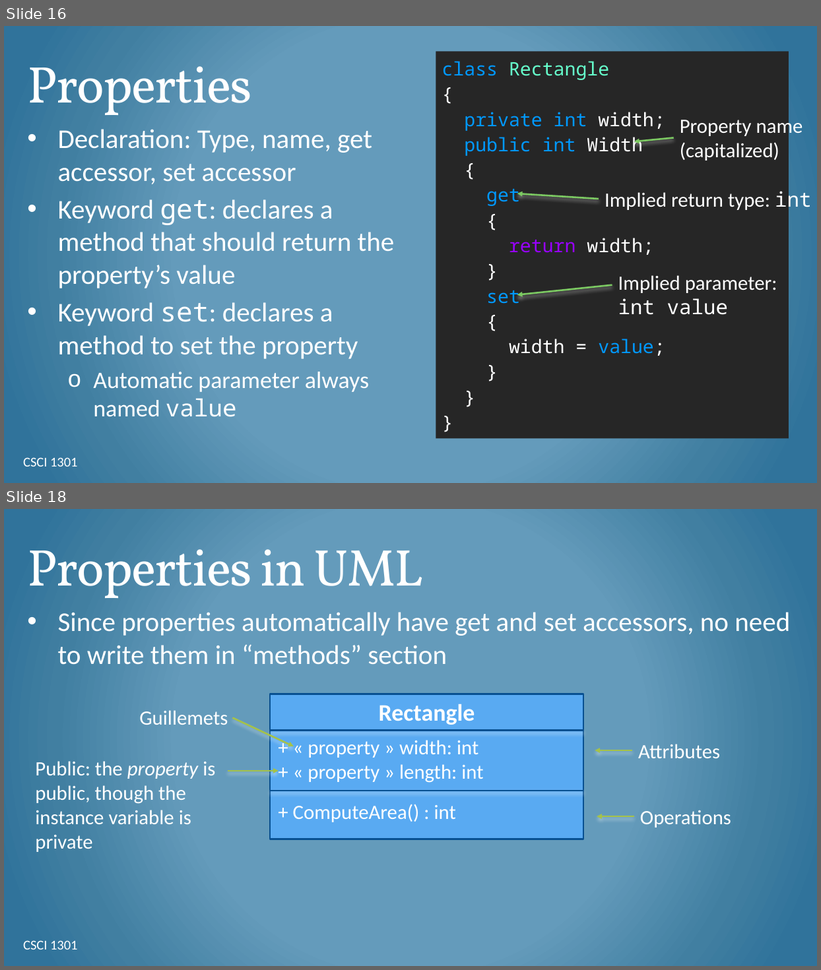
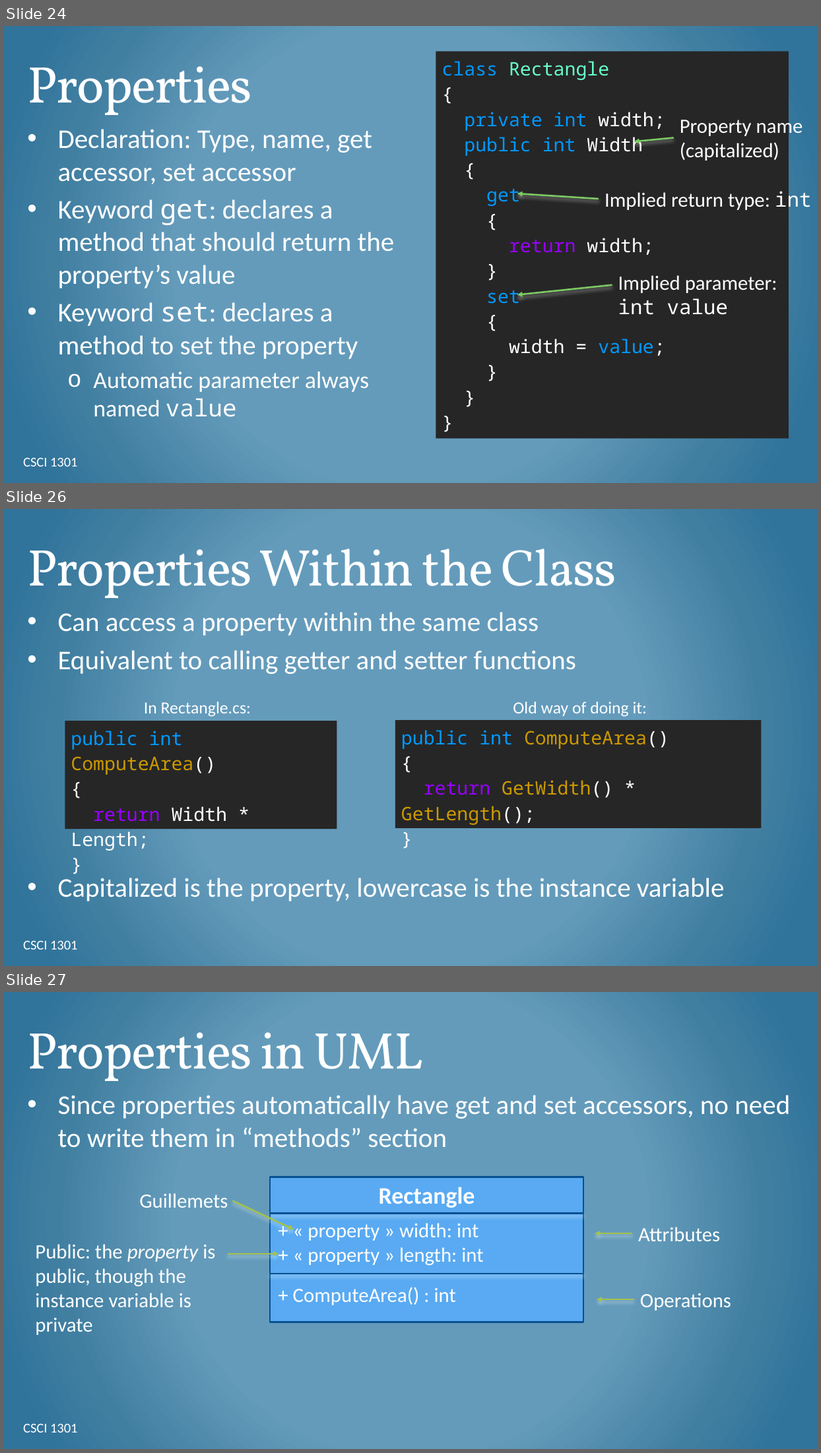
Before and after one commit to csci-1301/csci-1301.github.io, a slide deck: lectures/070_object_oriented_contd/Overloads-Properties.pptx. Shown one above the other, each under a label of ours: slides 16 and 18 before the commit, slides 24, 26 and 27 after it; the slides between them are not shown. The pictures are 821x970 and 821x1453 pixels, drawn with LibreOffice and Linux fonts; fonts in the diff are those of the drawing; background and template pictures are left out. Boxes give left, top, right and bottom in pixels: in the first picture for what was removed or moved away, otherwise in the second. Text is boxed around its words. In the diff, an @@ line names an element or a change of style, - is before the commit and + after.

Commit message:
Added more slides to Overloads and Properties
Like with my last update, I realized that I needed to add more examples and details to account for the additional lecture time this year, so I'm updating the slides to reflect what I used.

```diff
--- a/lectures/070_object_oriented_contd/Overloads-Properties.pptx
+++ b/lectures/070_object_oriented_contd/Overloads-Properties.pptx
@@ slide 26 added at [4, 509, 817, 966], background gradient #659ABC to #427FA1 to #30759B @@
@@ title added at [27, 549, 616, 598], 61 pt, text #FFFFFF @@
+Properties Within the Class
@@ text added at [58, 612, 724, 902], 32 pt, text #FFFFFF @@
+• Can access a property within the same class
+• Equivalent to calling getter and setter functions
+• Capitalized is the property, lowercase is the instance variable
@@ text added at [144, 702, 251, 717], 20 pt, text #FFFFFF @@
+In Rectangle.cs:
@@ text added at [513, 702, 647, 717], 20 pt, text #FFFFFF @@
+Old way of doing it:
@@ rectangle added at [65, 722, 337, 829], fill #262626, 22 pt, text #FFFFFF @@
+public int ComputeArea()
+{
+return Width * Length;
+}
@@ rectangle added at [395, 720, 761, 828], fill #262626, 22 pt, text #CC9900 @@
+public int ComputeArea()
+{
+return GetWidth() * GetLength();
+}
@@ text added at [23, 941, 77, 950], 16 pt, text #FFFFFF @@
+CSCI 1301
@@ what was slide 16 is now slide 24 @@
@@ what was slide 18 is now slide 27 @@
```
Also in this commit, not shown: 6 slides changed, 9 other slides added, 1 slide removed, 1 other file.
